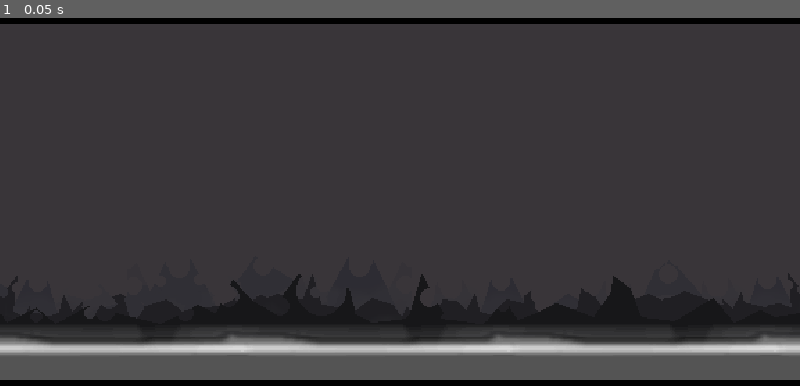
Above: before the commit, frame 1.
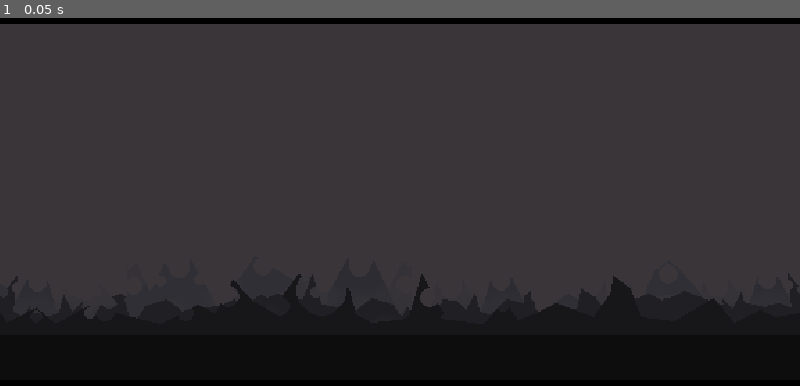
Above: after the commit, the same moment.

Repository: Bandeiraa/Dark-World
Game: Godot game, scene res://scenes/environment/parallax_background.tscn
The game is run twice, just before and just after one commit, with the same random seed, the same clock (stepped at 60 frames per second) and the same inputs. The project has no main scene, so this scene is started directly.
Inputs:
- Up to frame 1 (0.05 s): no input

The runs differ from the first frame. In frame 1, 13% of the frame differs, in the area x 0-100%, y 84-99%.

Commit message:
Character Template + Floor Collision Logic at Tutorial Level

Diff:
--- a/project.godot
+++ b/project.godot
@@ -7,6 +7,22 @@
 ;   param=value ; assign values to parameters
 
 config_version=4
+
+_global_script_classes=[ {
+"base": "Node",
+"class": "CharacterStats",
+"language": "GDScript",
+"path": "res://scripts/characters/character_stats.gd"
+}, {
+"base": "KinematicBody2D",
+"class": "CharacterTemplate",
+"language": "GDScript",
+"path": "res://scripts/characters/character_template.gd"
+} ]
+_global_script_class_icons={
+"CharacterStats": "",
+"CharacterTemplate": ""
+}
 
 [application]
 
@@ -47,6 +63,24 @@
 "svg/scale": 1.0
 }
 
+[input]
+
+sprint={
+"deadzone": 0.5,
+"events": [ Object(InputEventKey,"resource_local_to_scene":false,"resource_name":"","device":0,"alt":false,"shift":false,"control":false,"meta":false,"command":false,"pressed":false,"scancode":16777237,"physical_scancode":0,"unicode":0,"echo":false,"script":null)
+ ]
+}
+right={
+"deadzone": 0.5,
+"events": [ Object(InputEventKey,"resource_local_to_scene":false,"resource_name":"","device":0,"alt":false,"shift":false,"control":false,"meta":false,"command":false,"pressed":false,"scancode":16777233,"physical_scancode":0,"unicode":0,"echo":false,"script":null)
+ ]
+}
+left={
+"deadzone": 0.5,
+"events": [ Object(InputEventKey,"resource_local_to_scene":false,"resource_name":"","device":0,"alt":false,"shift":false,"control":false,"meta":false,"command":false,"pressed":false,"scancode":16777231,"physical_scancode":0,"unicode":0,"echo":false,"script":null)
+ ]
+}
+
 [physics]
 
 common/enable_pause_aware_picking=true
--- /dev/null
+++ b/scenes/characters/character_template.tscn
@@ -0,0 +1,18 @@
+[gd_scene load_steps=3 format=2]
+
+[ext_resource path="res://scripts/characters/character_template.gd" type="Script" id=1]
+[ext_resource path="res://scripts/characters/character_stats.gd" type="Script" id=2]
+
+[node name="CharacterTemplate" type="KinematicBody2D"]
+script = ExtResource( 1 )
+
+[node name="Texture" type="Sprite" parent="."]
+
+[node name="Collision" type="CollisionShape2D" parent="."]
+
+[node name="Stats" type="Node" parent="."]
+script = ExtResource( 2 )
+gravity = 300
+max_fall_velocity = 350
+
+[node name="Animation" type="AnimationPlayer" parent="."]
--- a/scenes/environment/parallax_background.tscn
+++ b/scenes/environment/parallax_background.tscn
@@ -105,6 +105,7 @@
 }
 
 [node name="Fog" type="ParallaxLayer" parent="."]
+visible = false
 motion_mirroring = Vector2( 576, 0 )
 
 [node name="Texture" type="TextureRect" parent="Fog"]
--- /dev/null
+++ b/scenes/levels/level_tutorial.tscn
@@ -0,0 +1,10 @@
+[gd_scene load_steps=3 format=2]
+
+[ext_resource path="res://scenes/environment/parallax_background.tscn" type="PackedScene" id=1]
+[ext_resource path="res://scripts/management/level_manager.gd" type="Script" id=3]
+
+[node name="LevelTutorial" type="Node2D"]
+script = ExtResource( 3 )
+level_width = 576
+
+[node name="ParallaxBackground" parent="." instance=ExtResource( 1 )]
--- /dev/null
+++ b/scripts/characters/character_stats.gd
@@ -0,0 +1,11 @@
+extends Node
+class_name CharacterStats
+
+export(int) var gravity = 100
+export(int) var max_fall_velocity = 300
+
+export(int) var run_speed
+export(int) var walk_speed
+
+export(float) var friction
+export(float) var acceleration
--- /dev/null
+++ b/scripts/characters/character_template.gd
@@ -0,0 +1,40 @@
+extends KinematicBody2D
+class_name CharacterTemplate
+
+onready var stats: Node = get_node("Stats")
+onready var animation: AnimationPlayer = get_node("Animation")
+
+var velocity: Vector2
+
+func _physics_process(delta: float) -> void:
+	handle_movement()
+	gravity(delta)
+	velocity = move_and_slide(velocity, Vector2.UP)
+
+
+func handle_movement() -> void:
+	if get_sprint():
+		move(stats.run_speed)
+	else:
+		move(stats.walk_speed)
+
+
+func get_sprint() -> bool:
+	return Input.is_action_pressed("sprint")
+
+
+func move(speed: int) -> void:
+	if get_dir() != 0:
+		lerp(velocity.x, get_dir() * speed, stats.acceleration)
+	else:
+		lerp(velocity.x, 0, stats.friction)
+
+
+func get_dir() -> float:
+	return Input.get_action_strength("right") - Input.get_action_strength("left")
+
+
+func gravity(delta: float) -> void:
+	velocity.y += stats.gravity * delta
+	if velocity.y >= stats.max_fall_velocity:
+		velocity.y = stats.max_fall_velocity
--- /dev/null
+++ b/scripts/management/level_manager.gd
@@ -0,0 +1,25 @@
+extends Node2D
+
+export(int) var level_width
+
+func _ready() -> void:
+	create_floor()
+
+
+func create_floor() -> void:
+	create_body().add_child(create_collision())
+
+
+func create_body() -> StaticBody2D:
+	var static_body: StaticBody2D = StaticBody2D.new()
+	static_body.position = Vector2(level_width/2, 272)
+	add_child(static_body)
+	return static_body
+
+
+func create_collision() -> CollisionShape2D:
+	var collision: CollisionShape2D = CollisionShape2D.new()
+	var collision_shape: RectangleShape2D = RectangleShape2D.new()
+	collision.set_shape(collision_shape)
+	collision_shape.set_extents(Vector2(level_width/2, 16))
+	return collision
Binary file added: assets/characters/dagger_mush/air_attack.png
Not shown, added: assets/characters/dagger_mush/air_attack.png.import
Binary file added: assets/characters/dagger_mush/idle.png
Not shown, added: assets/characters/dagger_mush/idle.png.import
Binary file added: assets/characters/dagger_mush/walk.png
Not shown, added: assets/characters/dagger_mush/walk.png.import
Binary file changed: assets/parallax_background/ground.png
